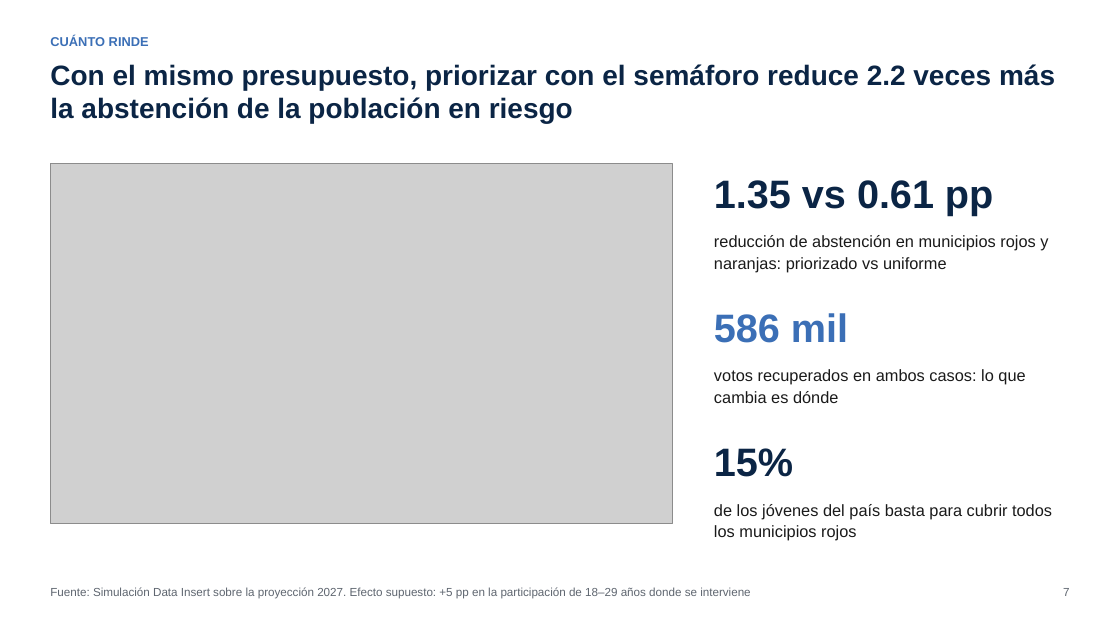
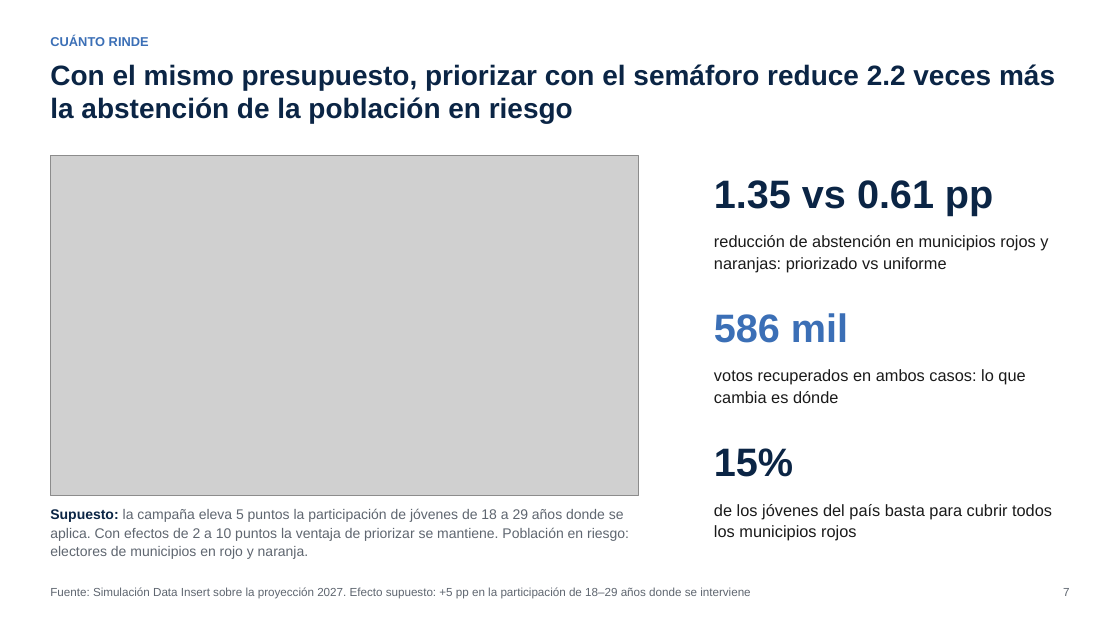
Before and after one commit to PBJulian/semaforo-abstencion-2027, a slide deck: slide 7 of entregables/Presentacion_ejecutiva_DataInsert.pptx. Drawn at 1120x630 pixels with LibreOffice and Linux fonts; fonts in the diff are those of the drawing; grey boxes stand for pictures. Boxes give left, top, right and bottom in pixels: in the first picture for what was removed or moved away, otherwise in the second. Text is boxed around its words. In the diff, an @@ line names an element or a change of style, - is before the commit and + after.

Commit message:
Presentación autoexplicativa: supuestos y definiciones en las láminas

```diff
--- a/entregables/Presentacion_ejecutiva_DataInsert.pptx
+++ b/entregables/Presentacion_ejecutiva_DataInsert.pptx
@@ picture: place and size @@
-picture at <box>50,164,672,523</box>
+picture at <box>50,155,639,496</box>
@@ text added at <box>50,509,629,559</box>, 12 pt, text #5F6670 @@
+Supuesto: la campaña eleva 5 puntos la participación de jóvenes de 18 a 29 años donde se aplica. Con efectos de 2 a 10 puntos la ventaja de priorizar se mantiene. Población en riesgo: electores de municipios en rojo y naranja.
```
Also in this commit, not shown: 3 other slides changed, 2 other files.
